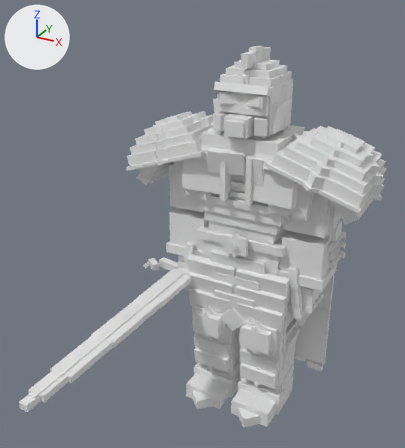
An edit to the Blender file dev/sentinel_knight/sentinel_knight.blend, drawn before and after from the same camera.
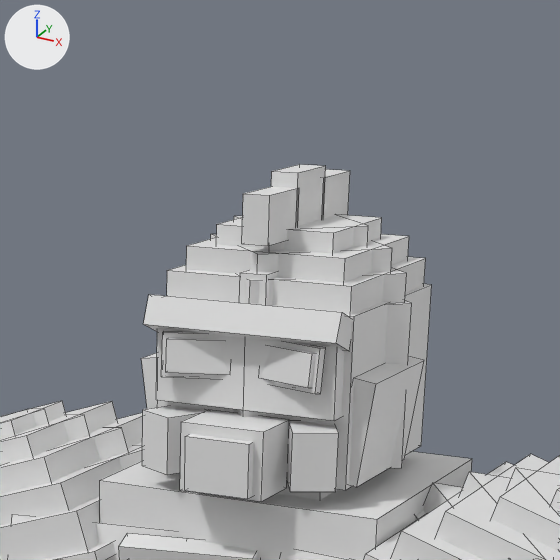
The first picture shows the older version from a 50 mm camera at (2.92, -6.71, 6.04) aimed at (-0.12, -1.18, 3.27). The close-ups show the older and then the newer version on the part from 43% to 81% of the width and 0% to 35% of the height of that picture. Only the edits that show in the close-ups are written down. The lights are fixed; the arrows at upper left show +X, +Y and +Z. The close-ups show mesh edges as thin lines.

In view in the first close-up: 'Crest_0', 'Crest_1', 'Crest_2', 'Grille', 'Helm_Brow', 'Helm_Cheek_1', 'Helm_Dome_0', 'Helm_Dome_1', 'Helm_Face', 'Helm_Shell', 'Pauldron_L_2', 'Pauldron_R_0', 'Rebreather', 'chest.cloth.057' and 34 more.
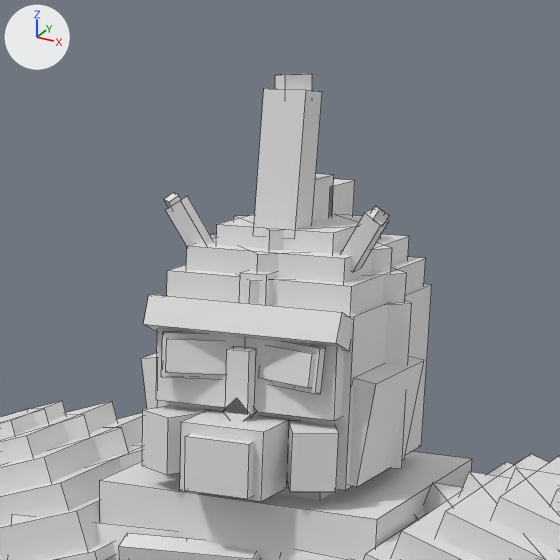
What changed in the scene script:
```text
Change ob_crest_0:
    ob_crest_0.location: (0.0, -0.224, 5.119) -> (0.0, 0.084, 5.119)
    ob_crest_0.scale: (0.098, 0.238, 0.163) -> (0.098, 0.224, 0.188)
Change ob_crest_1:
    ob_crest_1.location: (0.0, 0.0, 5.144) -> (0.0, 0.28, 5.1)
    ob_crest_1.scale: (0.098, 0.238, 0.212) -> (0.098, 0.224, 0.15)
Change ob_crest_2:
    ob_crest_2.location: (0.0, 0.224, 5.125) -> (0.0, -0.098, 5.274)
    ob_crest_2.rotation_euler: (0.0, 0.0, 0.0) -> (-0.105, 0.0, 0.0)  # degrees (0, 0, 0) -> degrees (-6, 0, 0)
    ob_crest_2.scale: (0.098, 0.238, 0.175) -> (0.154, 0.138, 0.476)
Change ob_clavicle_r_trim_094:
    ob_clavicle_r_trim_094.location: (-0.759, 0.0, 3.9) -> (-0.38, -0.198, 5.138)
    ob_clavicle_r_trim_094.rotation_euler: (0.0, 0.0, 0.0) -> (0.14, -0.559, 0.785)  # degrees (0, 0, 0) -> degrees (8, -32, 45)
    ob_clavicle_r_trim_094.scale: (0.354, 0.54, 0.175) -> (0.0421, 0.0433, 0.0402)
Change ob_upperarm_r_trim_110:
    ob_upperarm_r_trim_110: bpy.data.objects.new('upperarm_R.trim.110', me_blk110) -> bpy.data.objects.new('upperarm_R.trim.110', me_blk99)
    ob_upperarm_r_trim_110.location: (-1.17, 0.0, 3.312) -> (0.0, -0.427, 4.494)
    ob_upperarm_r_trim_110.rotation_euler: (0.0, 0.0, 0.0) -> (0.0, 0.785, 0.0)  # degrees (0, 0, 0) -> degrees (0, 45, 0)
    ob_upperarm_r_trim_110.scale: (0.0844, 0.27, 0.562) -> (0.073, 0.056, 0.073)
Change ob_clavicle_l_trim_169:
    ob_clavicle_l_trim_169: bpy.data.objects.new('clavicle_L.trim.169', me_blk169) -> bpy.data.objects.new('clavicle_L.trim.169', me_blk96)
    ob_clavicle_l_trim_169.location: (0.759, 0.0, 3.9) -> (0.321, -0.183, 5.054)
    ob_clavicle_l_trim_169.rotation_euler: (0.0, 0.0, 0.0) -> (0.14, 0.559, 0.0)  # degrees (0, 0, 0) -> degrees (8, 32, 0)
    ob_clavicle_l_trim_169.scale: (0.354, 0.54, 0.175) -> (0.068, 0.0629, 0.194)
Change ob_forearm_l_plate_196:
    ob_forearm_l_plate_196: bpy.data.objects.new('forearm_L.plate.196', me_blk196) -> bpy.data.objects.new('forearm_L.plate.196', me_blk97)
    ob_forearm_l_plate_196.location: (1.229, 0.321, 2.812) -> (0.38, -0.198, 5.138)
    ob_forearm_l_plate_196.rotation_euler: (0.785, 0.0, 0.0) -> (0.14, 0.559, 0.785)  # degrees (45, 0, 0) -> degrees (8, 32, 45)
    ob_forearm_l_plate_196.scale: (0.0928, 0.0817, 0.0817) -> (0.0421, 0.0433, 0.0402)
Change ob_cape_root_cloth_244:
    ob_cape_root_cloth_244: bpy.data.objects.new('cape_root.cloth.244', me_blk244) -> bpy.data.objects.new('cape_root.cloth.244', me_blk98)
    ob_cape_root_cloth_244.location: (0.0, 0.375, 3.975) -> (0.0, -0.427, 4.6)
    ob_cape_root_cloth_244.scale: (1.77, 0.135, 0.138) -> (0.084, 0.056, 0.212)
Change ob_cape_root_bronze_245:
    ob_cape_root_bronze_245.location: (-0.81, 0.333, 3.962) -> (-0.321, -0.183, 5.054)
    ob_cape_root_bronze_245.rotation_euler: (0.0, 0.785, 0.0) -> (0.14, -0.559, 0.0)  # degrees (0, 45, 0) -> degrees (8, -32, 0)
    ob_cape_root_bronze_245.scale: (0.163, 0.0844, 0.163) -> (0.068, 0.0629, 0.194)
Change ob_cape_root_bronze_246:
    ob_cape_root_bronze_246.location: (0.81, 0.333, 3.962) -> (0.0, -0.07, 5.516)
    ob_cape_root_bronze_246.rotation_euler: (0.0, 0.785, 0.0) -> (-0.105, 0.0, 0.785)  # degrees (0, 45, 0) -> degrees (-6, 0, 45)
    ob_cape_root_bronze_246.scale: (0.163, 0.0844, 0.163) -> (0.0955, 0.0954, 0.0854)
```

Boxes [x1, y1, x2, y2] around the edits, measured in the close-ups (560 x 560 px):
'Crest_2', moved, turned, rescaled
    before: [322, 169, 350, 219]
    after: [253, 88, 322, 239]
'Crest_0', moved, rescaled
    before: [242, 186, 299, 246]
    after: [312, 174, 334, 222]
'Crest_1', moved, rescaled
    before: [271, 164, 326, 226]
    after: [329, 179, 355, 216]
'cape_root.cloth.244', reshaped, moved, rescaled (not visible before)
    after: [225, 346, 256, 414]
'clavicle_L.trim.169', reshaped, moved, turned, rescaled (not visible before)
    after: [340, 208, 389, 272]
'cape_root.bronze.245', moved, turned, rescaled (not visible before)
    after: [165, 196, 214, 246]
'cape_root.bronze.246', moved, turned, rescaled (not visible before)
    after: [275, 74, 312, 90]
'upperarm_R.trim.110', reshaped, moved, turned, rescaled (not visible before)
    after: [223, 400, 257, 421]
'forearm_L.plate.196', reshaped, moved, turned, rescaled (not visible before)
    after: [372, 206, 389, 226]
'clavicle_R.trim.094', moved, turned, rescaled (not visible before)
    after: [164, 192, 181, 208]
